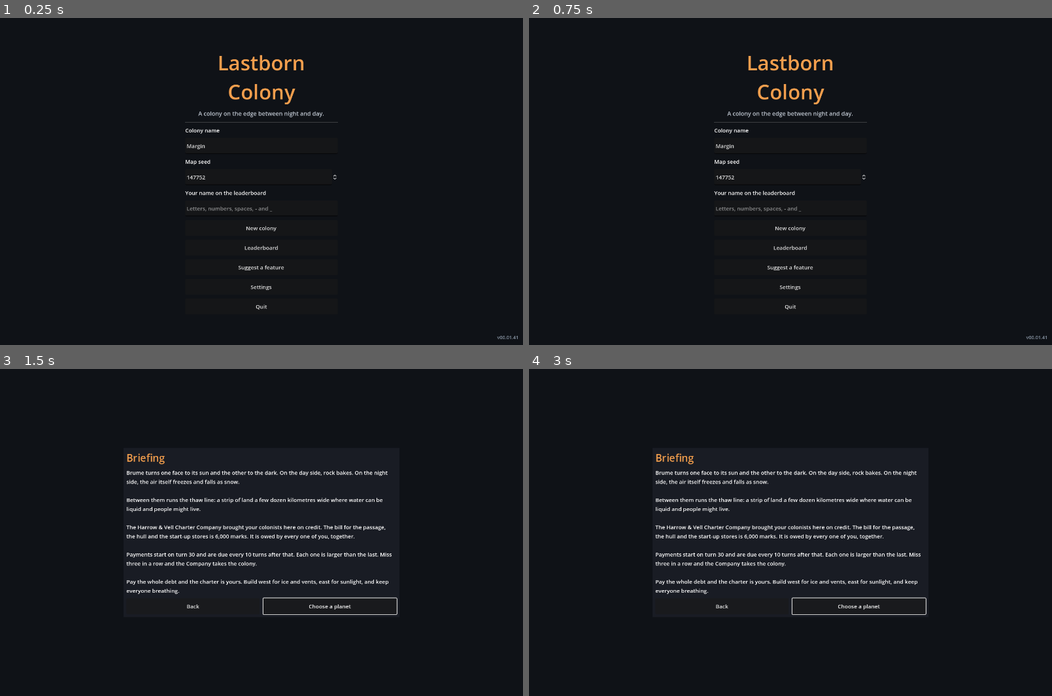
Above: before the commit, frames 1-4 (two rows, left to right).
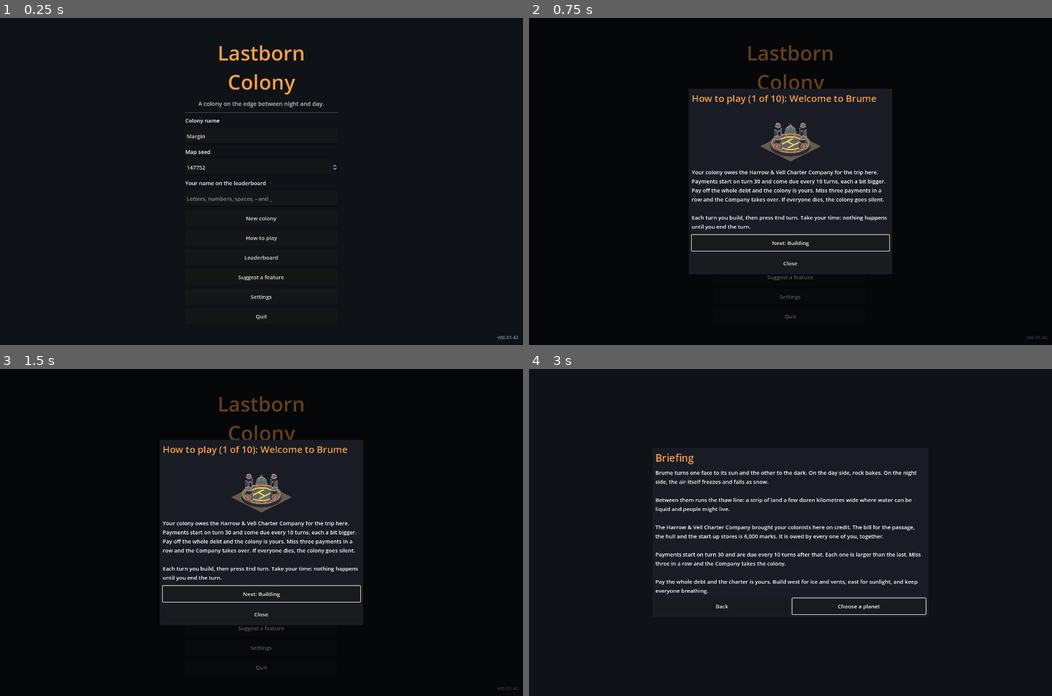
Above: after the commit, the same moments.

Repository: Zephino/Lastborn_Colony
Game: Godot game, scene res://scenes/main.tscn
The game is run twice, just before and just after one commit, with the same random seed, the same clock (stepped at 60 frames per second) and the same inputs.
Inputs (mouse positions are in pixels of both pictures, inside the frame that each line leads up to):
- Up to frame 1 (0.25 s): no input
- Up to frame 2 (0.75 s): click (790, 237) at 0.5 s, where only the run after the commit has a clickable "How to play"
- Up to frame 3 (1.5 s): click "New colony" at 1.25 s
- Up to frame 4 (3 s): click (722, 607) at 2 s, where only the run before the commit has a clickable "Back"; click "New colony" at 2.75 s

The runs differ from the first frame. In frame 1, 2.6% of the frame differs, in the area x 35-100%, y 8-99%; in frame 2, 4.6%; in frame 3, 12%, in the area x 23-100%, y 8-99%; in frame 4, nothing differs.

Commit message:
v00.01.42: How to play guide
Co-Authored-By: Claude Opus 5.5 <noreply@anthropic.com>
Claude-Session: https://claude.ai/code/session_015nF5MxT1rKKJAh7GkSbxvp

Diff:
--- /dev/null
+++ b/data/help.json
@@ -0,0 +1,15 @@
+{
+  "_comment": "The How to play guide: one page per entry, in order. 'picture' is a building id shown above the text.",
+  "pages": [
+    {"title": "Welcome to Brume", "picture": "hull", "body": "Your colony owes the Harrow & Vell Charter Company for the trip here. Payments start on turn 30 and come due every 10 turns, each a bit bigger. Pay off the whole debt and the colony is yours. Miss three payments in a row and the Company takes over. If everyone dies, the colony goes silent.\n\nEach turn you build, then press End turn. Take your time: nothing happens until you end the turn."},
+    {"title": "Building", "picture": "main", "body": "Choose a building (the list on the left, or Build on a phone), then tap a tile. Green means you can build there, red means you can't; the hint at the bottom says why.\n\nA new building must touch the colony. Lay Heat Mains (1 alloy each) to reach further out. Buildings are joined by tunnels, with an airlock at each door.\n\nDrag the map to move it, and pinch, use the mouse wheel or the - and + buttons to zoom. Dragging never builds."},
+    {"title": "Power and heat", "picture": "mirror", "body": "Every building needs workers, and most need power and heat.\n\nMirror Fields make power from sunlight: weak on the cold night side (west), strong on the hot day side (east). Vent Taps sit on orange vents and give lots of heat. Buildings need more heat the further west they are.\n\nIf there isn't enough, some buildings sit idle and show a red dot. Select one to see why."},
+    {"title": "Keeping people alive", "picture": "vat", "body": "Everyone eats, breathes and drinks every turn.\n\nIce Drills sit on ice and make water. Splitters turn water into oxygen. Kelp Vats turn water into food.\n\nIf food, oxygen or water runs out, people die, and oxygen runs out fastest. Keep an eye on the numbers at the top: red means a shortage."},
+    {"title": "Homes and morale", "picture": "bunk", "body": "Bunkhouses give people somewhere to live. Overcrowding makes people sick and unhappy.\n\nMorale sets how hard everyone works. The Commons, Clinic, Lounge and Garden Cavern raise it; shortages, crowding, waste and missed payments lower it. Below 20, people walk out.\n\nThe Clinic also halves deaths from illness and old age."},
+    {"title": "Making money", "picture": "rail", "body": "Seam Cutters sit on teal ore seams and cut ore. Forges smelt ore into alloy, which is also what you build with.\n\nLaunch Rails sell alloy to orbit for marks, the money you pay the Company with. They never sell below your export reserve (set it in Company account), so you keep enough alloy to build.\n\nYou can pay the debt early from Company account."},
+    {"title": "Going underground", "picture": "shaft", "body": "A Shaft opens the Deep, a level under the surface. Switch levels with Surface and Deep (or Q and E).\n\nOpen caverns cost the normal price. Solid rock must be dug out first: it costs more alloy and takes longer, unless you own a Borer drone. Ore veins are richer than surface seams, deep vents give more heat, and Ice Drills work on underground water.\n\nIcequakes never reach the Deep."},
+    {"title": "Research and trouble", "picture": "lab", "body": "Survey Labs make research toward the topic you choose. Finished topics make buildings better and unlock new ones.\n\nMachines break down now and then; Workshops fix them faster. Crime grows with crowding and low morale; Warden Posts hold it down. A plague can break out in a big colony, and your labs must find a cure in time.\n\nThe Company and the Crews' Union both watch how you run things, and story events will ask you to choose."},
+    {"title": "Drones and orbit", "picture": "dronebay", "body": "A Fab Shop turns alloy into parts. Parts build drones, satellites and the biggest buildings.\n\nA Drone Bay runs work drones: Graders build faster on the surface, Borers dig faster below, Prospectors find loose ore and Haulers speed up Seam Cutters. You'll see them working on the map.\n\nA working Launch Rail can launch satellites: weather (less storm damage), relay (morale) and power (for Beam Catchers). Use the Drones & orbit button."},
+    {"title": "Tips", "picture": "commons", "body": "Colony report shows where power, heat and workers go, what changed last turn, and which buildings are idle and why.\n\nRun 5 turns skips ahead, and stops if something needs your choice.\n\nThe game saves itself every 10 turns; Save keeps your own copy. On the title screen, Leaderboard shows how others did.\n\nGood luck, and keep the air on."}
+  ]
+}
--- a/project.godot
+++ b/project.godot
@@ -12,7 +12,7 @@
 
 config/name="Lastborn Colony"
 config/description="A turn-based colony on the edge between night and day."
-config/version="00.01.41"
+config/version="00.01.42"
 run/main_scene="res://scenes/main.tscn"
 config/features=PackedStringArray("4.3", "GL Compatibility")
 config/icon="res://icon.svg"
--- a/scripts/sim/game_data.gd
+++ b/scripts/sim/game_data.gd
@@ -12,6 +12,7 @@
 static var _cargo: Dictionary = {}
 static var _difficulties: Array = []
 static var _story_events: Array = []
+static var _help: Dictionary = {}
 
 
 static func _load_json(path: String) -> Variant:
@@ -37,6 +38,7 @@
 	_cargo = _load_json("res://data/cargo.json")
 	_difficulties = _load_json("res://data/difficulty.json")
 	_story_events = _load_json("res://data/story_events.json")
+	_help = _load_json("res://data/help.json")
 
 
 static func balance() -> Dictionary:
@@ -91,6 +93,12 @@
 		if t["id"] == id:
 			return t
 	return {}
+
+
+## The How to play guide's pages (data/help.json).
+static func help_pages() -> Array:
+	ensure_loaded()
+	return _help["pages"]
 
 
 static func story() -> Dictionary:
--- a/scripts/ui/main.gd
+++ b/scripts/ui/main.gd
@@ -201,6 +201,7 @@
 		if SaveGame.exists(slot):
 			var label := "Load saved game" if slot == "manual" else "Load autosave"
 			box.add_child(_title_button(label, func() -> void: _load(slot)))
+	box.add_child(_title_button("How to play", menus.show_help.bind(0)))
 	box.add_child(_title_button("Leaderboard", show_leaderboard.bind("")))
 	box.add_child(_title_button("Suggest a feature", menus.show_suggestion_form))
 	box.add_child(_title_button("Settings", show_settings))
@@ -594,6 +595,7 @@
 		["Save and quit to title", _save_and_quit, true],
 		["Quit to title without saving", show_title, true],
 		["Retire: post this colony's progress to the leaderboard", menus._post_score.bind("retired"), OnlineConfig.enabled()],
+		["How to play", menus.show_help.bind(0), true],
 		["Settings", show_settings, true],
 		["Back to the colony", close_modal, true],
 	], true)
--- a/scripts/ui/menus.gd
+++ b/scripts/ui/menus.gd
@@ -48,6 +48,22 @@
 	Actions.set_research(main.state, id)
 	main.close_modal()
 	main.refresh()
+
+
+# ---------------------------------------------------------------- How to play
+
+## Shows one page of the guide (data/help.json), with Back and Next.
+func show_help(page: int = 0) -> void:
+	var pages := GameData.help_pages()
+	page = clampi(page, 0, pages.size() - 1)
+	var p: Dictionary = pages[page]
+	var options: Array = []
+	if page < pages.size() - 1:
+		options.append(["Next: %s" % pages[page + 1]["title"], show_help.bind(page + 1), true])
+	if page > 0:
+		options.append(["Back", show_help.bind(page - 1), true])
+	options.append(["Close", Callable(main, "close_modal"), true])
+	main.show_modal("How to play (%d of %d): %s" % [page + 1, pages.size(), p["title"]], p["body"], options, true, str(p.get("picture", "")))
 
 
 # ---------------------------------------------------------------- Settings
--- a/tests/test_fleet.gd
+++ b/tests/test_fleet.gd
@@ -28,6 +28,7 @@
 	_civic(check)
 	_saves(check)
 	_map_taps(check)
+	_help(check)
 
 
 ## A fresh colony with plenty of everything, and no random events.
@@ -268,3 +269,15 @@
 	view.center_on(Vector2i(3, 4))
 	check.call(view.cell_at(view.size * 0.5) == Vector2i(3, 4), "centring the map on a tile puts it in the middle")
 	view.free()
+
+
+## The How to play guide: every page has a title, some text and a real building picture.
+static func _help(check: Callable) -> void:
+	var pages := GameData.help_pages()
+	var ok := pages.size() >= 8
+	for p in pages:
+		if str(p.get("title", "")) == "" or str(p.get("body", "")).length() < 40:
+			ok = false
+		if p.has("picture") and not GameData.has_building(str(p["picture"])):
+			ok = false
+	check.call(ok, "the How to play guide has %d pages, each with a title, text and a real building picture" % pages.size())
--- a/tools/ui_shot.gd
+++ b/tools/ui_shot.gd
@@ -82,6 +82,11 @@
 	for _i in 4:
 		await process_frame
 	root.get_viewport().get_texture().get_image().save_png(out + "/selected.png")
+	main.menus.show_help(5)
+	for _i in 4:
+		await process_frame
+	root.get_viewport().get_texture().get_image().save_png(out + "/help.png")
+	main.close_modal()
 	main.show_fleet()
 	for _i in 4:
 		await process_frame
Not shown, changed: CHANGELOG.md
